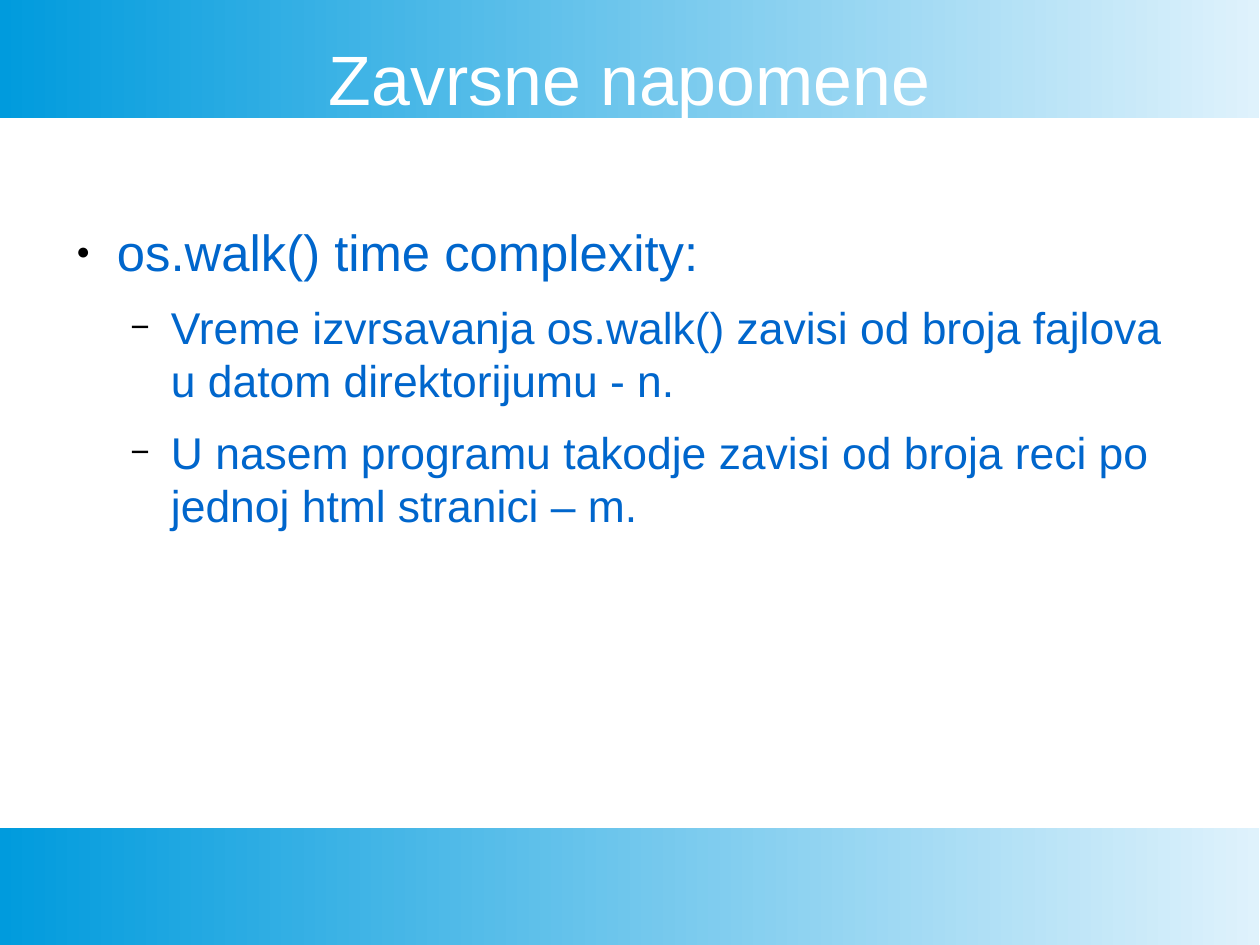
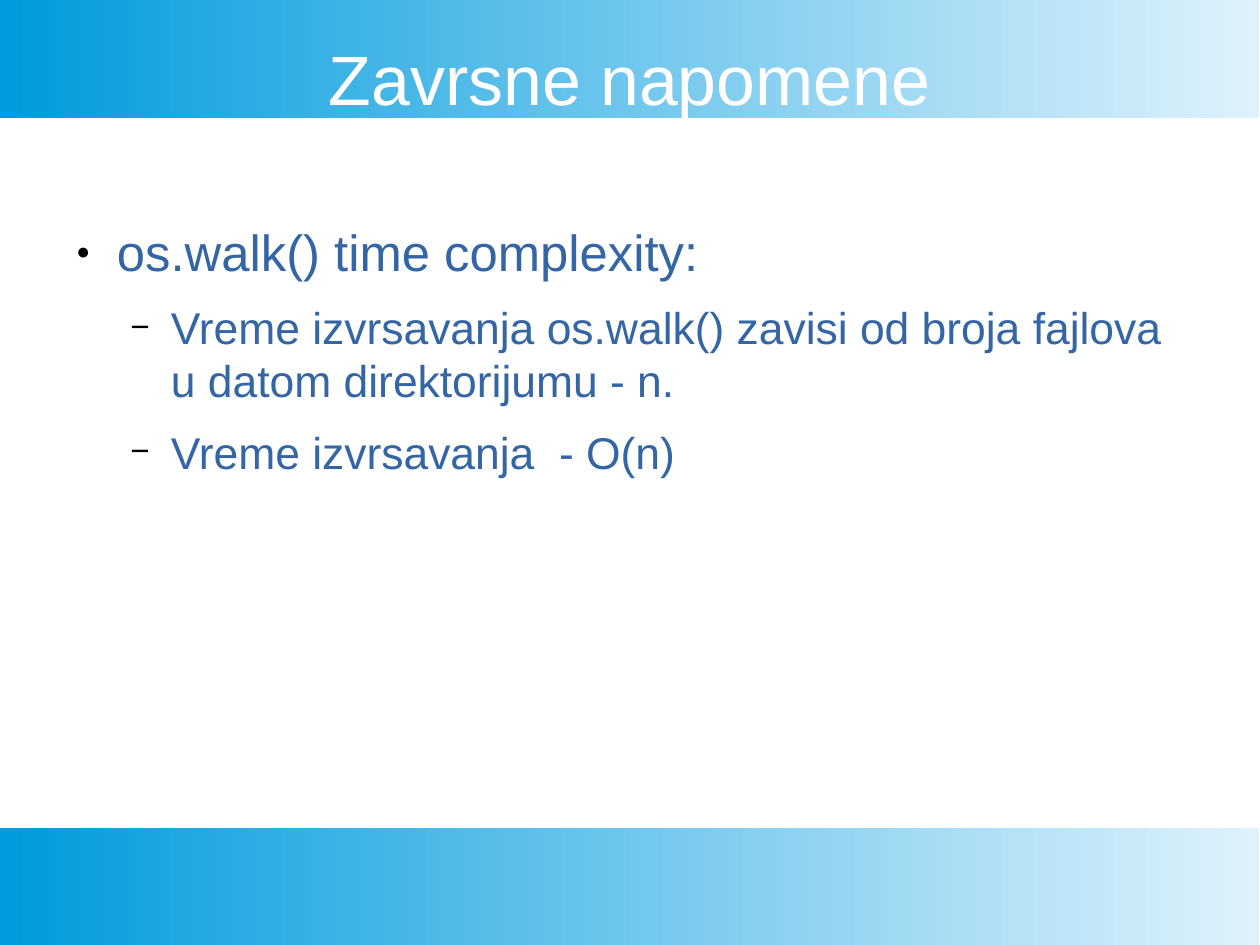
Before and after one commit to FTN-E2-materials/SearchEngine, a slide deck: slide 23 of ProjekatPrezentacija.pptx (slide 20 before the commit). Drawn at 1260x945 pixels with LibreOffice and Linux fonts; fonts in the diff are those of the drawing. Boxes give left, top, right and bottom in pixels: in the first picture for what was removed or moved away, otherwise in the second. Text is boxed around its words. In the diff, an @@ line names an element or a change of style, - is before the commit and + after.

```diff
--- a/ProjekatPrezentacija.pptx
+++ b/ProjekatPrezentacija.pptx
@@ text at [117,234,1161,407]: text colour #0066CC to #3465A4 in "os.walk() time complexity:", "Vreme izvrsavanja os.walk() zavisi od broja fajlova ..." @@
@@ text at [171,436,675,478]: text changed; text colour #0066CC to #3465A4 @@
-  − U nasem programu takodje zavisi od broja reci po jednoj html stranici – m.
+  − Vreme izvrsavanja - O(n)
```
Also in this commit, not shown: 19 other slides changed, 3 slides added.
